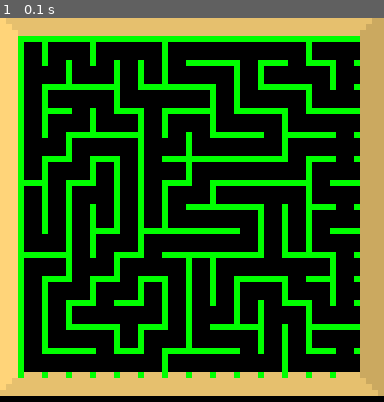
Above: before the commit, frame 1.
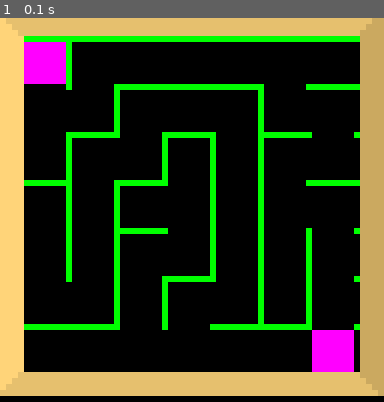
Above: after the commit, the same moment.

Repository: avivbeeri/GameJam
Game: pygame game, started from runme.py
The game is run twice, just before and just after one commit, with the same random seed, the same clock (stepped at 60 frames per second) and the same inputs. The source is Python 2; it was converted automatically to run under Python 3.
Inputs:
- Up to frame 1 (0.1 s): no input

The runs differ from the first frame. In frame 1, 19% of the frame differs, in the area x 4-94%, y 4-94%.

Commit message:
Made starting and ending blocks

Diff:
--- a/maze.py
+++ b/maze.py
@@ -7,7 +7,7 @@
 		self.state = "create"
 		self.mLayer = mazeLayer
 		self.mLayer.fill((0,0,0,0))
-		self.cellSize = 4
+		self.cellSize = 8
 		self.screenSize = 56
 		if (self.screenSize/float(self.cellSize)) != (self.screenSize/self.cellSize):
 			raise ArithmeticError("Screen size must be a multiple of cell size!")
@@ -84,5 +84,9 @@
 				#Make the most recent cell the current cell.
 					self.currentCell = self.cellStack.pop()
 
+			#After the while loop
+			pygame.draw.rect(self.mLayer, (255,0,255,255), Rect(1,1,self.cellSize-1,self.cellSize-1))
+			pygame.draw.rect(self.mLayer, (255,0,255,255), Rect(self.screenSize-self.cellSize+1,\
+				self.screenSize-self.cellSize+1,self.cellSize-1,self.cellSize-1))
 	def draw(self, screen):
 		screen.blit(self.mLayer, (3,3))
--- a/runme.py
+++ b/runme.py
@@ -25,7 +25,7 @@
 	screen.blit(background, (0,0))
 	pygame.display.flip()
 	clock = pygame.time.Clock()
-	#I don't know what the blit thing does. The clock is so that we can update things.
+	#Blit copies one layer onto another. The clock is so that we can update things.
 
 	newmaze = maze.Maze(mazeLayer)
 
@@ -42,8 +42,8 @@
 
 		newmaze.update()
 		screen.blit(background, (0,0))
+		newmaze.draw(screen)
 		screen.blit(mazeFrame, (0,-1))
-		newmaze.draw(screen)
 		pygame.display.flip()
 
 if __name__ == '__main__': main()
